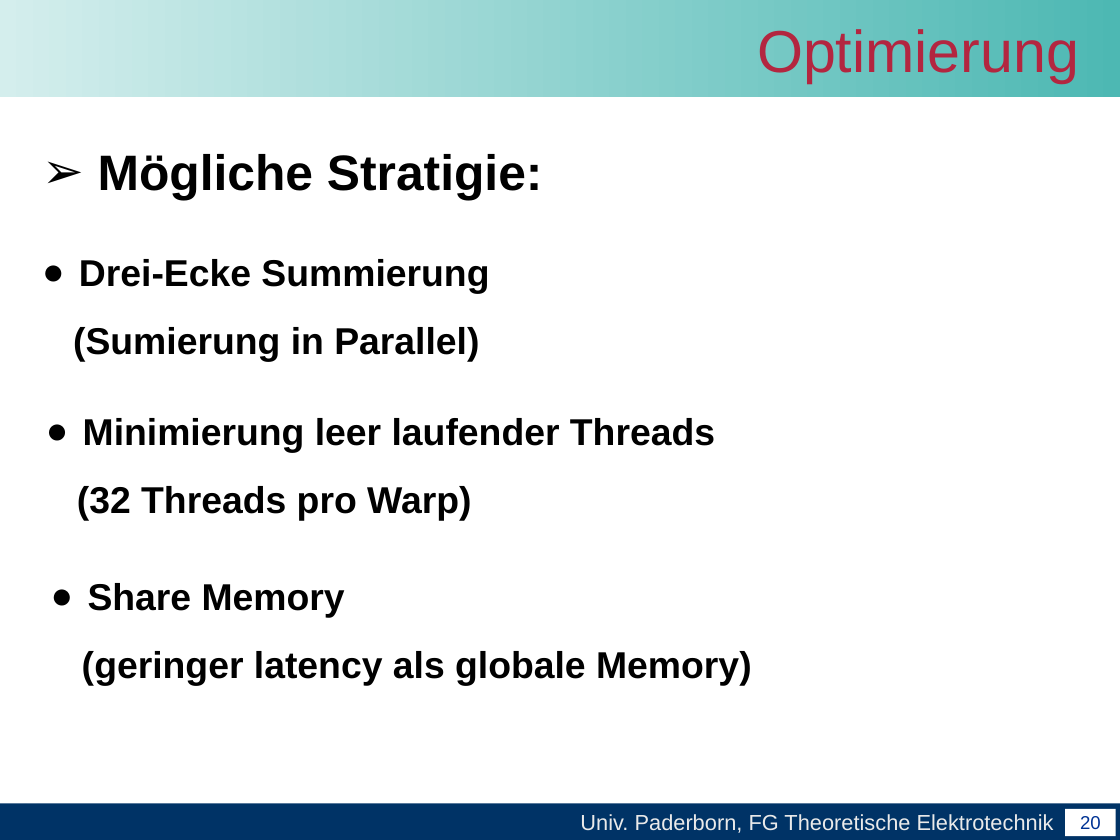
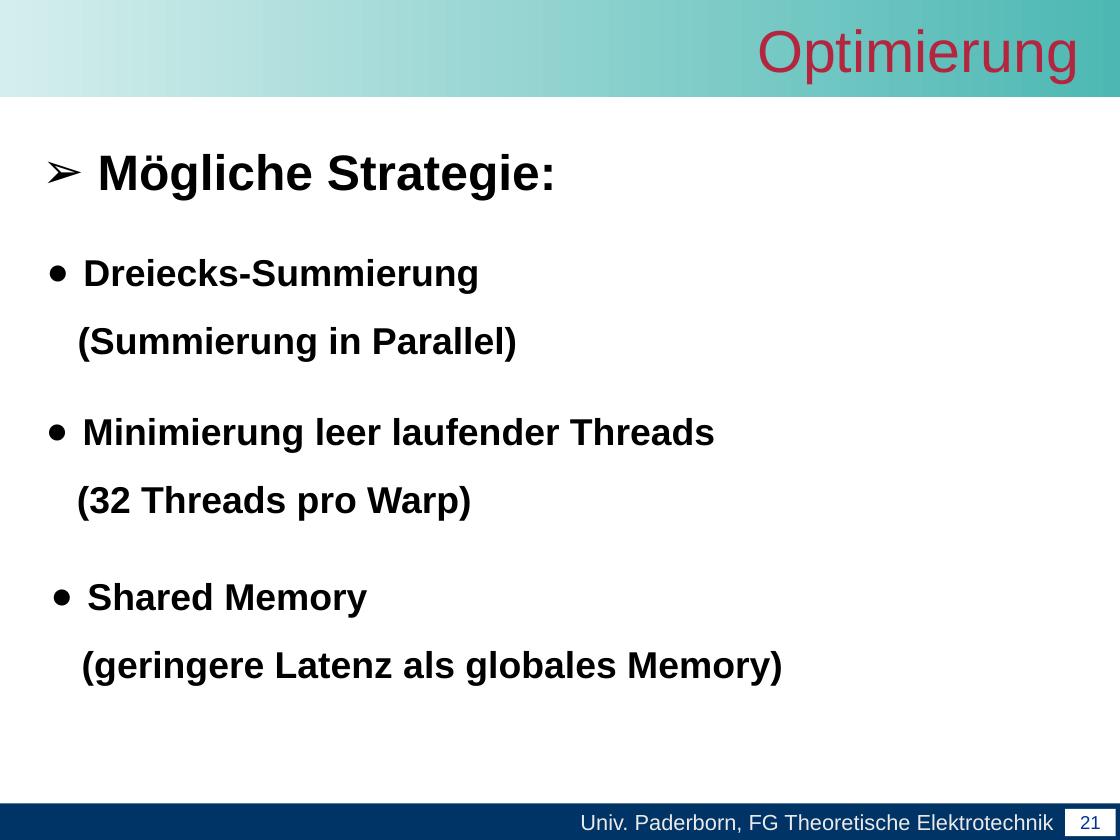
Before and after one commit to unconditional/projektarbeitcuda, a slide deck: slide 21 of Abschlussvortrag/Abschlussvortrag der Projektarbeit CUDA.ppt (slide 20 before the commit). Drawn at 1120x840 pixels with LibreOffice and Linux fonts; fonts in the diff are those of the drawing; background and template pictures are left out. Boxes give left, top, right and bottom in pixels: in the first picture for what was removed or moved away, otherwise in the second. Text is boxed around its words. In the diff, an @@ line names an element or a change of style, - is before the commit and + after.

```diff
--- a/Abschlussvortrag/Abschlussvortrag der Projektarbeit CUDA.ppt
+++ b/Abschlussvortrag/Abschlussvortrag der Projektarbeit CUDA.ppt
@@ text at (98, 154, 556, 201): text changed @@
-➢ Mögliche Stratigie:
+➢ Mögliche Strategie:
@@ text at (78, 259, 517, 362): text changed @@
-● Drei-Ecke Summierung
-(Sumierung in Parallel)
+● Dreiecks-Summierung
+(Summierung in Parallel)
@@ text at (82, 583, 783, 686): text changed @@
-● Share Memory
-(geringer latency als globale Memory)
+● Shared Memory
+(geringere Latenz als globales Memory)
@@ page number at (1080, 816, 1101, 829): text changed @@
-20
+21
```
Also in this commit, not shown: 12 other slides changed, 1 slide added.
